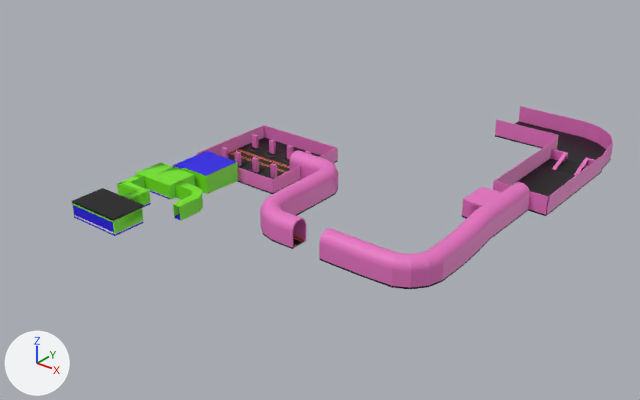
Two versions of the FBX model Assets/Models/env/Level/Level2.fbx, one commit apart.
Rendered twice from a 50 mm camera at (62.8, -74.1, 48.0) aimed at (0.7, 3.5, -0.2). The lights are fixed; the arrows at lower left show +X, +Y and +Z. Vertices at the same position are counted once.

Script lines for the objects in view, before the commit:
```python
me_cube_001 = bpy.data.meshes.new('Cube.001')
me_cube_001.from_pydata(...)  # 4623 vertices, 4810 faces; spans x -18.6..25.3, y -19.6..40.2, z -0.9..4.0
# faces by material slot: [1716, 420, 1585, 767, 238, 15, 69]
me_cube_001.materials.append(mat_asphalt)  # black #000000
me_cube_001.materials.append(mat_yellow_strip)  # orange #e77640
me_cube_001.materials.append(mat_concrete)  # pink #e773c2
me_cube_001.materials.append(mat_introwalls)  # green #72e714
me_cube_001.materials.append(mat_introfloor)  # blue #1f00e7
me_cube_001.materials.append(mat_hospital_floor)  # white #e7e7e7
me_cube_001.materials.append(mat_skirting_board)  # white #e7e7e7
ob_cube_001 = bpy.data.objects.new('Cube.001', me_cube_001)
ob_cube_001.location = (0.0, 0.0, 0.0)
```
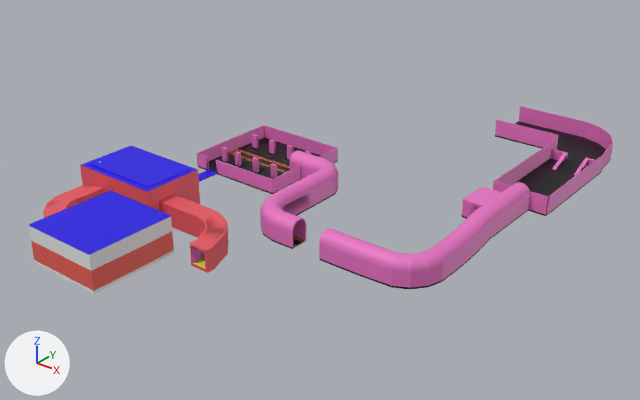
Commit message: Level stuff

The change, as a list of edits to the scene's bpy script:
```text
Add mat_pipe:
    mat_pipe = principled_material('Pipe')
    mat_pipe.base_color = (0.8, 0.8, 0.8)  # white #e7e7e7
Add mat_receptionfloor:
    mat_receptionfloor = principled_material('ReceptionFloor')
    mat_receptionfloor.base_color = (0.742, 0.8, 0.0737)  # yellow #e0e74d
Add mat_receptionwall:
    mat_receptionwall = principled_material('ReceptionWall')
    mat_receptionwall.base_color = (0.8, 0.115, 0.68)  # pink #e75fd7
Add mat_surgeryceiling:
    mat_surgeryceiling = principled_material('SurgeryCeiling')
    mat_surgeryceiling.base_color = (0.642, 0.119, 0.8)  # purple #d261e7
Add mat_glass_001:
    mat_glass_001 = principled_material('Glass.001')
    mat_glass_001.base_color = (0.8, 0.8, 0.8)  # white #e7e7e7
Add mat_door:
    mat_door = principled_material('Door')
    mat_door.base_color = (0.8, 0.8, 0.8)  # white #e7e7e7
Add mat_topreceptionwall:
    mat_topreceptionwall = principled_material('TopReceptionWall')
    mat_topreceptionwall.base_color = (0.606, 0.108, 0.8)  # purple #cc5ce7
Add mat_outdoorswall:
    mat_outdoorswall = principled_material('OutDoorsWall')
    mat_outdoorswall.base_color = (0.8, 0.0964, 0.117)  # red #e75760
Add mat_surgerywalls:
    mat_surgerywalls = principled_material('SurgeryWalls')
    mat_surgerywalls.base_color = (0.8, 0.109, 0.0832)  # red #e75d51
Change me_cube_001:
    where me_cube_001.from_pydata(...)  # 4623 vertices, 4810 faces; spans x -18.6..25.3, y -19.6..40.2, z -0.9..4.0
    used by ob_cube_001; location = (0.0, 0.0, 0.0)
    me_cube_001 part 1: the loose piece of 975 vertices spanning x -18.6..-7.4, y -19.6..1.1, z -0.9..2.8 is deleted
    me_cube_001 part 2: the loose piece of 8 vertices spanning x -17.8..-10.4, y -19.6..-15.1, z 2.6..2.9 is deleted
    remove me_cube_001.materials.append(mat_introwalls)  # green #72e714
    remove me_cube_001.materials.append(mat_hospital_floor)  # white #e7e7e7
    remove me_cube_001.materials.append(mat_skirting_board)  # white #e7e7e7
Add me_cube:
    me_cube.from_pydata(...)  # 1512 vertices, 1372 faces; spans x -6.3..18.4, y -27.9..1.6, z 0.8..5.9
    me_cube.materials.append(mat_introfloor)  # blue #1f00e7
    me_cube.materials.append(mat_receptionfloor)  # yellow #e0e74d
    me_cube.materials.append(mat_receptionwall)  # pink #e75fd7
    me_cube.materials.append(mat_hospital_floor)  # white #e7e7e7
    me_cube.materials.append(mat_outdoorswall)  # red #e75760
    me_cube.materials.append(mat_topreceptionwall)  # purple #cc5ce7
    me_cube.materials.append(mat_skirting_board)  # white #e7e7e7
    me_cube.materials.append(mat_surgerywalls)  # red #e75d51
    me_cube.materials.append(mat_surgeryceiling)  # purple #d261e7
    me_cube.materials.append(mat_pipe)  # white #e7e7e7
    me_cube.materials.append(mat_door)  # white #e7e7e7
    me_cube.materials.append(mat_glass_001)  # white #e7e7e7
Add ob_cube:
    ob_cube = bpy.data.objects.new('Cube', me_cube)
    ob_cube.location = (-15.32, -0.62, -0.9)
```

Location of each change, [x1, y1, x2, y2] in pixels of the pictures (640 x 400 px):
'Cube.001', reshaped (23% narrower)
    before: [72, 106, 613, 289]
    after: [197, 106, 613, 289]
'Cube', added
    after: [29, 146, 228, 294]
    faces in mat_introfloor (blue #1f00e7): [29, 146, 217, 255]
    faces in mat_outdoorswall (red #e75760): [43, 165, 228, 273]
    faces in mat_surgerywalls (red #e75d51): [31, 232, 174, 291]
    faces in mat_skirting_board (white #e7e7e7): [29, 217, 174, 294]
part 1 of me_cube_001, deleted (green)
    before: [72, 151, 238, 236]
part 2 of me_cube_001, deleted
    before: [72, 188, 144, 221]
